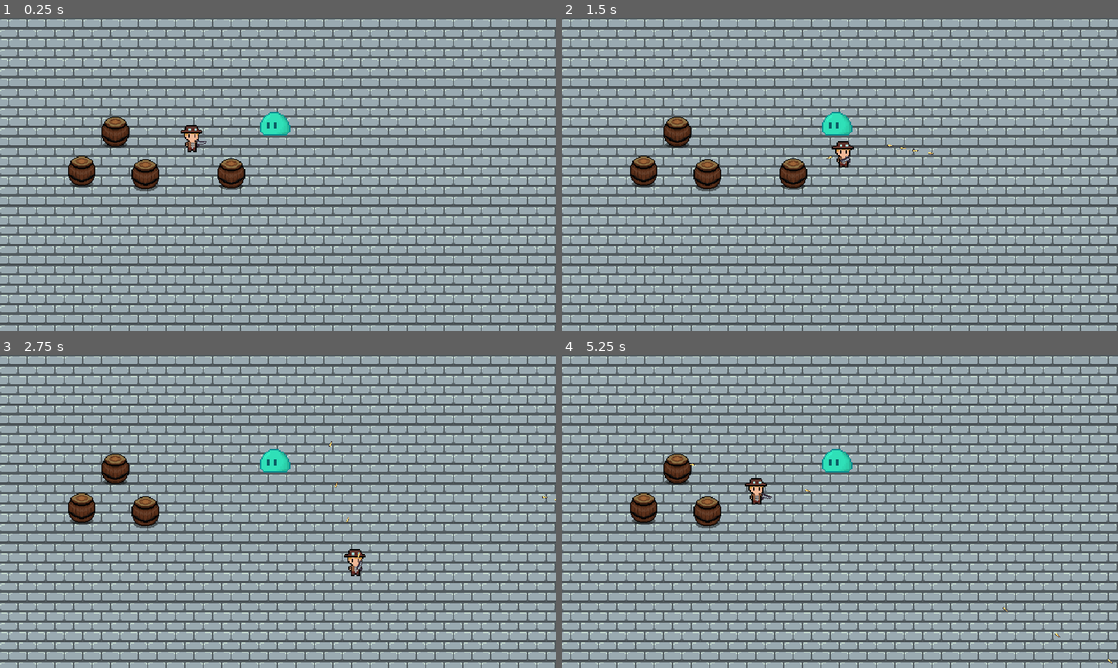
Above: before the commit, frames 1-4 (two rows, left to right).
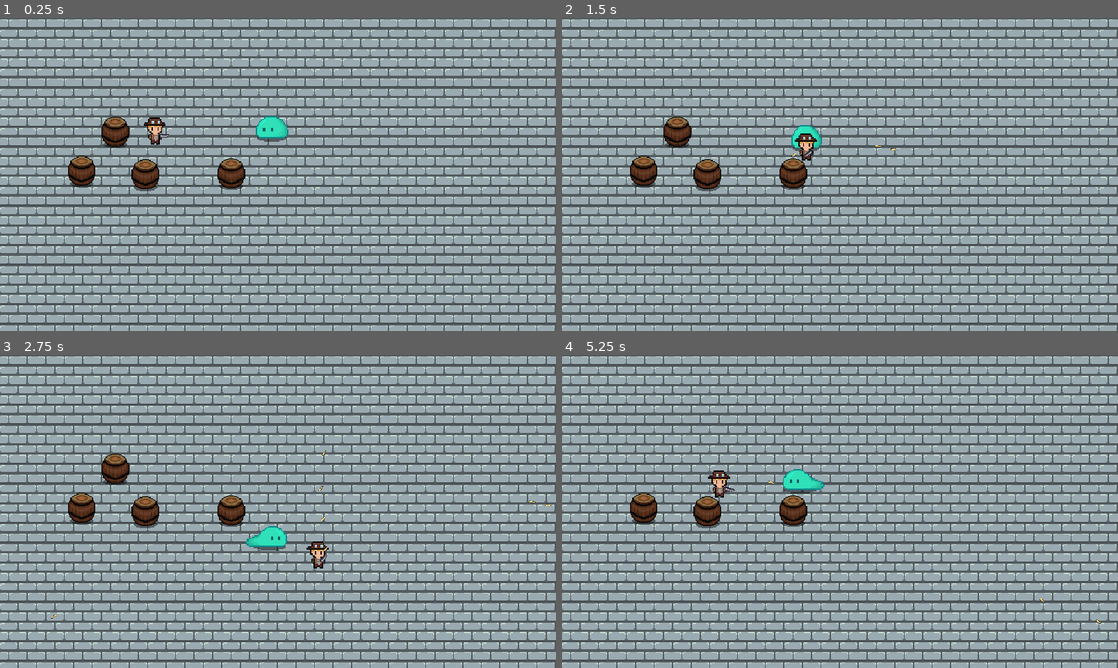
Above: after the commit, the same moments.

Repository: WAIWAI-PARTY/Life-after-people
Game: Godot game, scene res://World.tscn
Two runs of this game, one before a commit and one after it. Both use one fixed random seed, a clock stepped at 60 frames per second and the inputs below.
Inputs (mouse positions are in pixels of both pictures, inside the frame that each line leads up to):
- Up to frame 1 (0.25 s): no input
- Up to frame 2 (1.5 s): move the mouse to (962, 158) at 0.52 s; press the mouse at (962, 158) at 0.53 s; hold D (ui_right) 0.53-1.28 s; move the mouse to (728, 190) at 1.27 s; release the mouse at (728, 190) at 1.28 s; hold S (ui_down) from 1.28 s (still down); click (728, 190) at 1.35 s
- Up to frame 3 (2.75 s): move the mouse to (333, 442) at 2.02 s; release S (ui_down) at 2.03 s; press the mouse at (333, 442) at 2.03 s; hold D (ui_right) from 2.03 s (still down)
- Up to frame 4 (5.25 s): move the mouse to (812, 574) at 2.77 s; release D (ui_right) at 2.78 s; release the mouse at (812, 574) at 2.78 s; hold W (ui_up) 2.78-3.53 s; click (812, 574) at 2.85 s; move the mouse to (1006, 558) at 3.52 s; press the mouse at (1006, 558) at 3.53 s; hold A (ui_left) 3.53-5.03 s; move the mouse to (673, 464) at 4.27 s; release the mouse at (673, 464) at 4.28 s; click (673, 464) at 4.35 s; move the mouse to (867, 511) at 5.02 s; press the mouse at (867, 511) at 5.03 s; hold S (ui_down) from 5.03 s (still down)

The runs differ from the first frame. In frame 1, 0.7% of the frame differs, in the area x 25-53%, y 30-43%; in frame 2, 1.0%; in frame 3, 1.6%; in frame 4, 2.1%, in the area x 18-99%, y 30-99%.

Commit message:
chase and idle and animation add

Diff:
--- a/Enemy/Enemy.gd
+++ b/Enemy/Enemy.gd
@@ -1,5 +1,40 @@
 extends KinematicBody2D
 onready var stats = $Stats
+onready var pdz = $PlayerDetectionZone
+onready var slimeAni = $slimeAnimation
+export(int) var aclt = 300
+export(int) var max_speed = 50
+export(int) var frict = 200
+enum {
+	idle,
+	wander,
+	chase
+}
+var state = idle
+var velocity = Vector2.ZERO
+func _process(delta):
+	match state:
+		idle:
+			slimeAni.animation = "idle"
+			velocity = velocity.move_toward(Vector2.ZERO, frict*delta)
+			seek_player()
+		wander:
+			pass
+		chase:
+			var player = pdz.player
+			slimeAni.animation = "walk"
+			if pdz.can_see_player():
+				var direction = (player.global_position - global_position).normalized()
+				velocity = velocity.move_toward(direction*max_speed, aclt*delta)
+			else:
+				state = idle
+			slimeAni.flip_h = velocity.x > 0
+
+	velocity = move_and_slide(velocity)
+
+func seek_player():
+	if pdz.can_see_player():
+		state = chase
 
 func _on_hurtbox_area_entered(area):
 	stats.health -= area.damage
--- a/Enemy/Slime.tscn
+++ b/Enemy/Slime.tscn
@@ -1,59 +1,119 @@
-[gd_scene load_steps=9 format=2]
+[gd_scene load_steps=21 format=2]
 
-[ext_resource path="res://imports/enemy.png" type="Texture" id=1]
+[ext_resource path="res://imports/slime-idle.png" type="Texture" id=1]
 [ext_resource path="res://hitandhurt/hurtbox.tscn" type="PackedScene" id=2]
 [ext_resource path="res://Enemy/Enemy.gd" type="Script" id=3]
 [ext_resource path="res://hitandhurt/hitbox.tscn" type="PackedScene" id=4]
 [ext_resource path="res://Stats.tscn" type="PackedScene" id=5]
+[ext_resource path="res://imports/slime-walk.png" type="Texture" id=6]
+[ext_resource path="res://hitandhurt/PlayerDetectionZone.tscn" type="PackedScene" id=7]
+
+[sub_resource type="AtlasTexture" id=4]
+atlas = ExtResource( 1 )
+region = Rect2( 0, 0, 32, 32 )
+
+[sub_resource type="AtlasTexture" id=5]
+atlas = ExtResource( 1 )
+region = Rect2( 32, 0, 32, 32 )
+
+[sub_resource type="AtlasTexture" id=6]
+atlas = ExtResource( 1 )
+region = Rect2( 64, 0, 32, 32 )
+
+[sub_resource type="AtlasTexture" id=7]
+atlas = ExtResource( 1 )
+region = Rect2( 96, 0, 32, 32 )
+
+[sub_resource type="AtlasTexture" id=8]
+atlas = ExtResource( 1 )
+region = Rect2( 128, 0, 32, 32 )
+
+[sub_resource type="AtlasTexture" id=10]
+atlas = ExtResource( 6 )
+region = Rect2( 0, 0, 48, 32 )
+
+[sub_resource type="AtlasTexture" id=11]
+atlas = ExtResource( 6 )
+region = Rect2( 48, 0, 48, 32 )
+
+[sub_resource type="AtlasTexture" id=12]
+atlas = ExtResource( 6 )
+region = Rect2( 96, 0, 48, 32 )
+
+[sub_resource type="SpriteFrames" id=9]
+animations = [ {
+"frames": [ SubResource( 4 ), SubResource( 5 ), SubResource( 6 ), SubResource( 7 ), SubResource( 8 ) ],
+"loop": true,
+"name": "idle",
+"speed": 6.0
+}, {
+"frames": [ SubResource( 10 ), SubResource( 11 ), SubResource( 12 ) ],
+"loop": true,
+"name": "walk",
+"speed": 6.0
+} ]
 
 [sub_resource type="CapsuleShape2D" id=1]
 radius = 4.0
-height = 16.0
+height = 18.0
 
 [sub_resource type="CapsuleShape2D" id=2]
-height = 4.0
+radius = 6.99999
+height = 11.0
 
 [sub_resource type="CapsuleShape2D" id=3]
-height = 4.0
+radius = 6.99999
+height = 11.0
+
+[sub_resource type="CircleShape2D" id=13]
+radius = 76.0
 
 [node name="Slime" type="KinematicBody2D"]
-position = Vector2( -3, 5 )
 collision_layer = 8
 collision_mask = 4
 script = ExtResource( 3 )
 
-[node name="Sprite" type="Sprite" parent="."]
-position = Vector2( 2.65165, -7.60139 )
-texture = ExtResource( 1 )
+[node name="slimeAnimation" type="AnimatedSprite" parent="."]
+frames = SubResource( 9 )
+animation = "idle"
+frame = 3
+playing = true
+offset = Vector2( 1, -5 )
 
 [node name="CollisionShape2D" type="CollisionShape2D" parent="."]
-position = Vector2( 4, -1 )
+position = Vector2( 1, 2 )
 rotation = 1.5708
 shape = SubResource( 1 )
 
 [node name="hurtbox" parent="." instance=ExtResource( 2 )]
+position = Vector2( 2, -1 )
 collision_layer = 8
 collision_mask = 0
 
 [node name="CollisionShape2D" parent="hurtbox" index="0"]
-position = Vector2( 3, -7 )
 rotation = 1.5708
 shape = SubResource( 2 )
 
 [node name="hitbox" parent="." instance=ExtResource( 4 )]
+position = Vector2( 2, -1 )
 collision_layer = 16
 collision_mask = 2
 damage = 30
 
 [node name="CollisionShape2D" parent="hitbox" index="0"]
-position = Vector2( 3, -7 )
 rotation = 1.5708
 shape = SubResource( 3 )
 
 [node name="Stats" parent="." instance=ExtResource( 5 )]
+
+[node name="PlayerDetectionZone" parent="." instance=ExtResource( 7 )]
+
+[node name="CollisionShape2D" parent="PlayerDetectionZone" index="0"]
+shape = SubResource( 13 )
 
 [connection signal="area_entered" from="hurtbox" to="." method="_on_hurtbox_area_entered"]
 [connection signal="no_health" from="Stats" to="." method="_on_Stats_no_health"]
 
 [editable path="hurtbox"]
 [editable path="hitbox"]
+[editable path="PlayerDetectionZone"]
--- a/Player/Player.tscn
+++ b/Player/Player.tscn
@@ -13,20 +13,20 @@
 height = 10.0
 
 [node name="Player" type="KinematicBody2D"]
-position = Vector2( 1, -6 )
-collision_layer = 0
+collision_layer = 32
+collision_mask = 0
 script = ExtResource( 1 )
 __meta__ = {
 "_edit_horizontal_guides_": [ 4.91863, 2.99972, 4.83512 ]
 }
 
 [node name="Sprite" type="Sprite" parent="."]
-position = Vector2( -0.00112534, 0 )
 texture = ExtResource( 2 )
+offset = Vector2( 1, -6 )
 flip_h = true
 
 [node name="CollisionShape2D" type="CollisionShape2D" parent="."]
-position = Vector2( -1, 9 )
+position = Vector2( 0, 3 )
 rotation = 1.5708
 shape = SubResource( 1 )
 
@@ -35,7 +35,7 @@
 collision_mask = 16
 
 [node name="CollisionShape2D" parent="hurtbox" index="0"]
-position = Vector2( -1, 2 )
+position = Vector2( 0, -4 )
 shape = SubResource( 2 )
 
 [connection signal="area_entered" from="hurtbox" to="." method="_on_hurtbox_area_entered"]
--- a/World.tscn
+++ b/World.tscn
@@ -33,7 +33,7 @@
 collision_layer = 0
 
 [node name="Player" parent="YSort" instance=ExtResource( 3 )]
-position = Vector2( 166.875, 103.5 )
+position = Vector2( 134, 103 )
 
 [node name="Gun" parent="YSort/Player" instance=ExtResource( 1 )]
-position = Vector2( 4.125, 6.5 )
+position = Vector2( 5, 1 )
--- /dev/null
+++ b/hitandhurt/PlayerDetectionZone.gd
@@ -0,0 +1,13 @@
+extends Area2D
+
+var player = null
+
+func can_see_player():
+	return player != null
+
+func _on_PlayerDetectionZone_body_entered(body):
+	player = body
+
+
+func _on_PlayerDetectionZone_body_exited(body):
+	player = null
--- /dev/null
+++ b/hitandhurt/PlayerDetectionZone.tscn
@@ -0,0 +1,13 @@
+[gd_scene load_steps=2 format=2]
+
+[ext_resource path="res://hitandhurt/PlayerDetectionZone.gd" type="Script" id=1]
+
+[node name="PlayerDetectionZone" type="Area2D"]
+collision_layer = 0
+collision_mask = 32
+script = ExtResource( 1 )
+
+[node name="CollisionShape2D" type="CollisionShape2D" parent="."]
+
+[connection signal="body_entered" from="." to="." method="_on_PlayerDetectionZone_body_entered"]
+[connection signal="body_exited" from="." to="." method="_on_PlayerDetectionZone_body_exited"]
--- a/project.godot
+++ b/project.godot
@@ -90,6 +90,7 @@
 2d_physics/layer_3="player hit"
 2d_physics/layer_4="enemy hurt"
 2d_physics/layer_5="enemy hit"
+2d_physics/layer_6="player"
 
 [physics]
 
